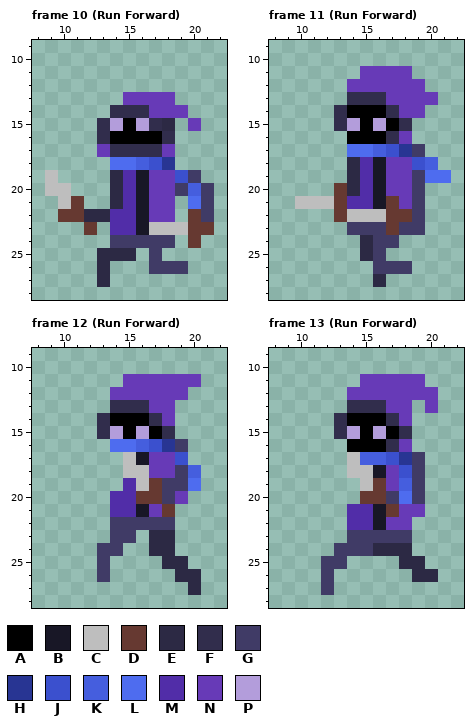
A pixel-art file gets an edit: Assets/Sprites/Asperite files/Movement.aseprite. This is how it looked before the edit.
32x32 pixels, 23 frames. Shown: frame 10 (Run Forward): x 8..22, y 9..28; frame 11 (Run Forward): x 8..22, y 9..28; frame 12 (Run Forward): x 8..22, y 9..28; frame 13 (Run Forward): x 8..22, y 9..28. The commit also changed other frames, which this record leaves out.
Palette (. is transparent): A #000000  B #181726  C #bebebe  D #663931  E #2c2944  F #312d4c  G #403b66  H #283593  J #3b50ce  K #455ede  L #4e6cef  M #512da8  N #673ab7  P #b39ddb
Pixels before, frame 10 (Run Forward), first column x 9:
13 ......NNNN...
14 .....FFFNNN..
15 ....FPAPFE.N.
16 ....FAAAAF...
17 ....NFFFFN...
18 .....LLKJH...
19 C....EMBNNJG.
20 CC...EMBNNGKG
21 .CD..EMBNN.LG
22 .DDEEMMBNN.DG
23 ...D.MMBCCCDD
24 .....GGGGG.D.
25 ....EEE.G....
26 ....E...GGG..
27 ....E........
Pixels before, frame 11 (Run Forward), first column x 10:
11 .....NNNN...
12 ....NNNNNN..
13 ....FFFNNNN.
14 ...FAAAFNN..
15 ...FPAPAF...
16 ....AAAFN...
17 ....LLKJHG..
18 ....EMBNNJK.
19 ....EMBNNGLL
20 ...DEMBNNG..
21 CCCDMMBDNG..
22 ...DCCCDDG..
23 ....GGGDGG..
24 .....EGG....
25 .....EG.....
26 ......GGG...
27 ......E.....
Pixels before, frame 12 (Run Forward), first column x 13:
11 ..NNNNNN
12 .NNNNNN.
13 .FFFNN..
14 FAAAFN..
15 FPAPAF..
16 .LLKJHG.
17 ..CBNNJ.
18 ..CCNNGK
19 ..MCDGGL
20 .MMDDGN.
21 .MMBND..
22 .GGGGG..
23 .GG.EE..
24 GG..EE..
25 G....EE.
26 G.....EE
27 .......E
Pixels before, frame 13 (Run Forward), first column x 12:
11 ...NNNNN.
12 ..NNNNNNN
13 ..FFFNN.N
14 .FAAAFN..
15 .FPAPAF..
16 ..AAAFN..
17 ..CKKJHG.
18 ..CCBNJG.
19 ...CDNKG.
20 ...DDGLG.
21 ..MMBDNN.
22 ..MMBNN..
23 ..GGGGG..
24 .GGGEEE..
25 GG....EE.
26 G......EE
27 G........
New version:
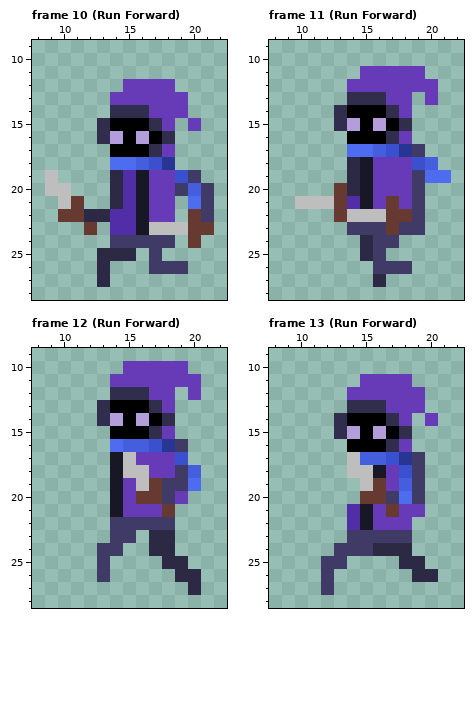
What changed:
Changed rows in their new state; - is an unchanged pixel.
Frame 10 (Run Forward), layer "Sprite Sheet":
first column x 13:
12 --NNNN-
13 -N----N
15 -A-A-N-
16 -P-P---
17 .AAA---
Frame 11 (Run Forward), layer "Sprite Sheet":
first column x 19:
11 N-
12 -N
13 .-
14 .-
first column x 15:
18 BN
19 BN
20 BN
21 BN
Frame 12 (Run Forward), layer "Sprite Sheet":
first column x 13:
10 --NNNNN-
11 -N------
12 -FFF--.N
13 FAAAF---
14 -P-PAF--
15 .A-AFN--
16 --K-----
17 -B-N----
18 -B------
19 -BN-----
20 -BN-----
21 -BNN----
Frame 13 (Run Forward), layer "Sprite Sheet":
first column x 19:
11 .-
12 -.
13 N.
14 -N
first column x 15:
21 BN
22 BN
Pixel boxes of the changes (left, top, right, bottom) in both pictures:
changed: (97, 79, 188, 157)
changed: (412, 66, 438, 118)
changed: (360, 157, 386, 209)
changed: (97, 361, 201, 517)
changed: (412, 374, 438, 426)
changed: (360, 504, 386, 530)
